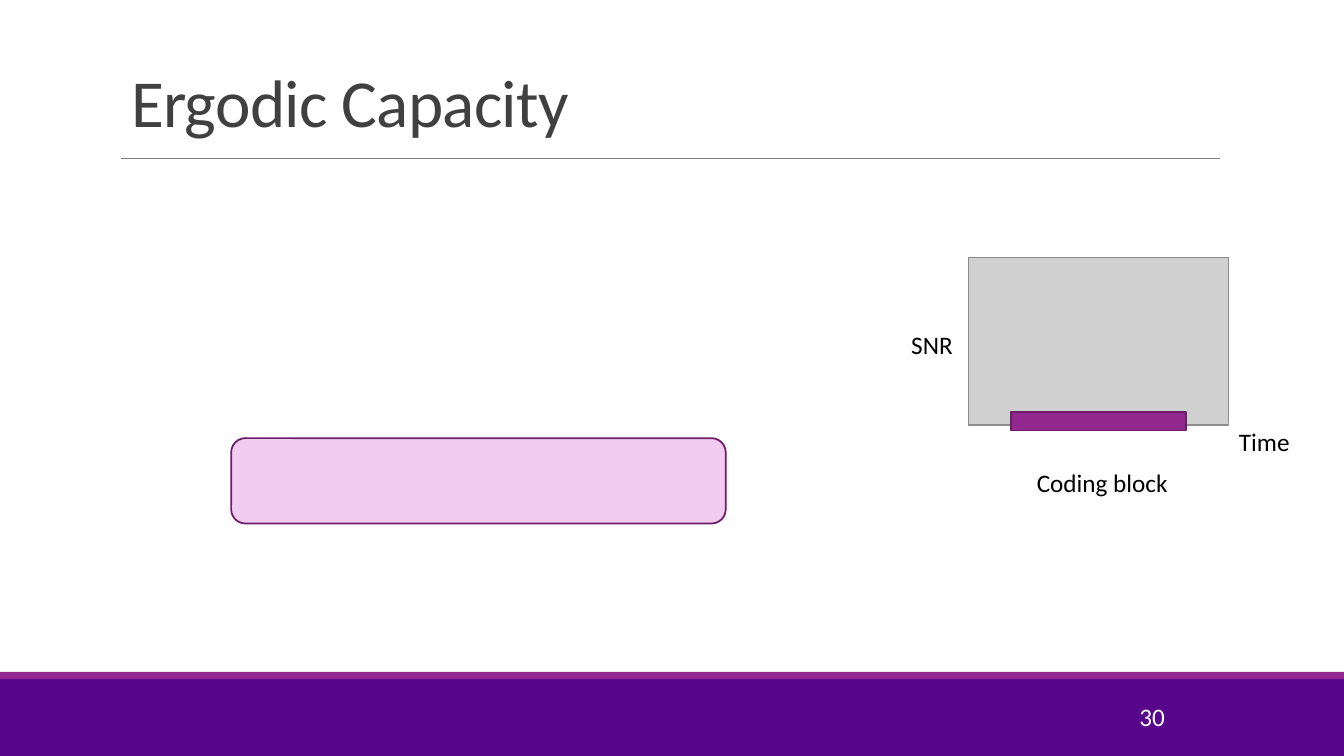
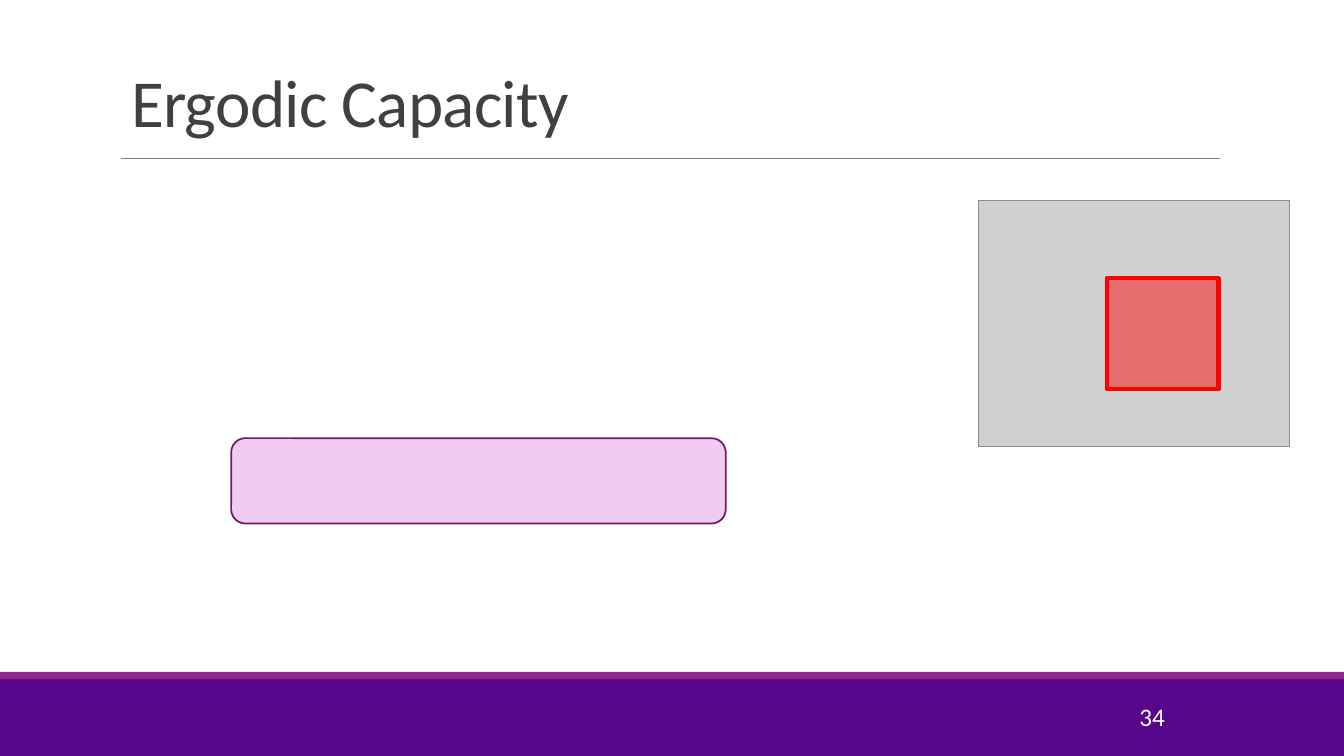
Before and after one commit to sdrangan/wirelesscomm, a slide deck: slide 34 of lectures/Unit04_Coding.pptx (slide 30 before the commit). Drawn at 1344x756 pixels with LibreOffice and Linux fonts; fonts in the diff are those of the drawing; grey boxes stand for pictures; background and template pictures are left out. Boxes give left, top, right and bottom in pixels: in the first picture for what was removed or moved away, otherwise in the second. Text is boxed around its words. In the diff, an @@ line names an element or a change of style, - is before the commit and + after.

Commit message:
Updated video on coded capacity

```diff
--- a/lectures/Unit04_Coding.pptx
+++ b/lectures/Unit04_Coding.pptx
@@ picture: place and size @@
-picture at <box>968,257,1229,425</box>
+picture at <box>979,201,1291,447</box>
@@ rectangle added at <box>1107,278,1219,389</box>, fill #FF0000 at 47% opacity, outline #FF0000 3 pt @@
@@ text removed at <box>911,337,952,354</box> @@
-SNR
@@ rectangle removed at <box>1011,412,1187,431</box> @@
@@ text removed at <box>1239,433,1290,451</box> @@
-Time
@@ text removed at <box>1037,474,1167,497</box> @@
-Coding block
@@ page number at <box>1139,709,1165,726</box>: text changed @@
-30
+34
```
Also in this commit, not shown: 9 other slides changed, 7 slides added, 4 other files.
